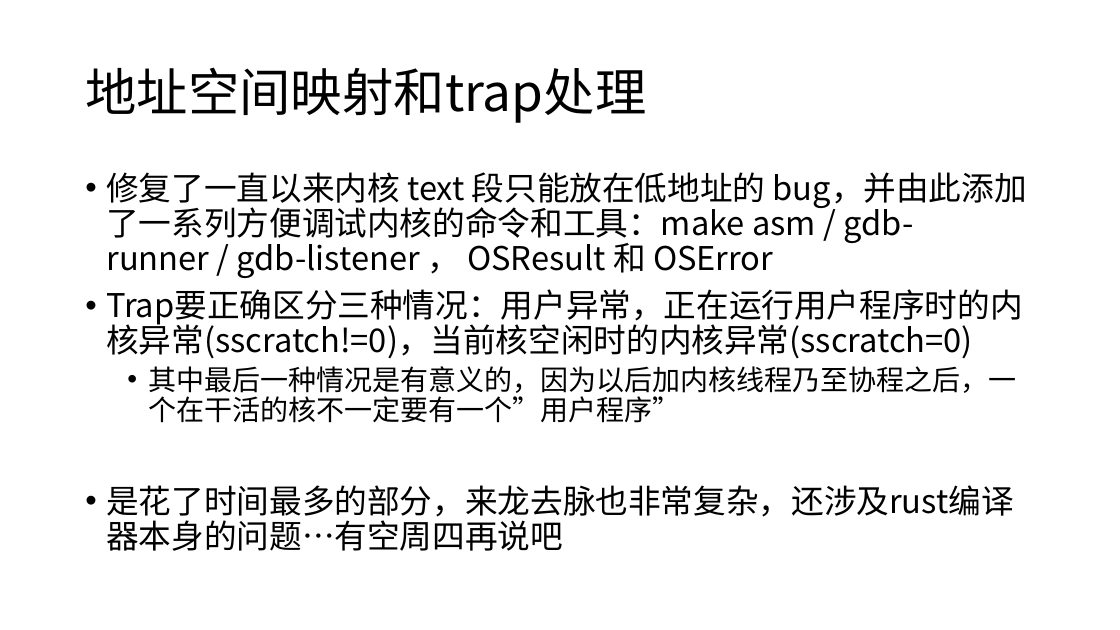
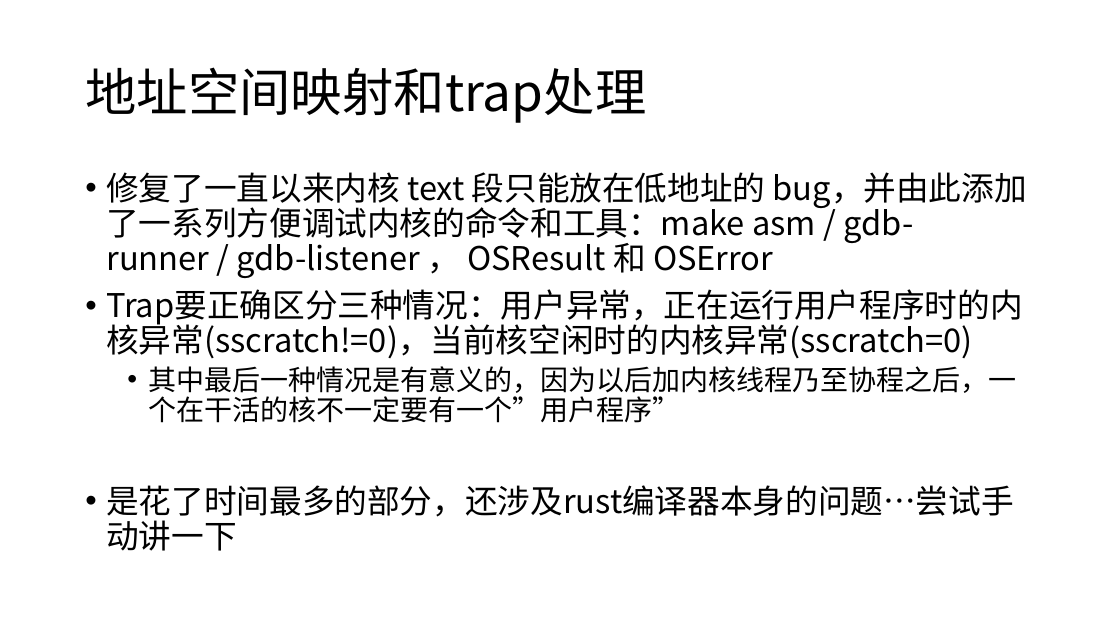
Before and after one commit to scPointer/maturin, a slide deck: slide 4 of repo/0507.pptx (slide 3 before the commit). Drawn at 1120x630 pixels with LibreOffice and Linux fonts; fonts in the diff are those of the drawing. Boxes give left, top, right and bottom in pixels: in the first picture for what was removed or moved away, otherwise in the second. Text is boxed around its words. In the diff, an @@ line names an element or a change of style, - is before the commit and + after.

```diff
--- a/repo/0507.pptx
+++ b/repo/0507.pptx
@@ text at (106,485,1013,551): text changed @@
-• 是花了时间最多的部分，来龙去脉也非常复杂，还涉及rust编译器本身的问题…有空周四再说吧
+• 是花了时间最多的部分，还涉及rust编译器本身的问题…尝试手动讲一下
```
Also in this commit, not shown: 4 other slides changed, 9 slides added, 1 other file.
